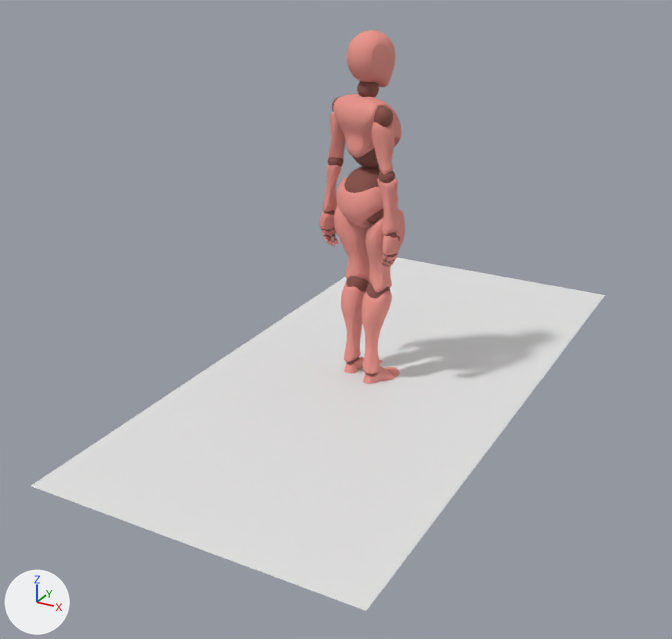
Renders of the glTF model assets/generated_motions/RaiseTwoArms.glb from each side of a commit.
Before and after are seen from a 50 mm lens placed at (2.01, -4.05, 2.29), pointed at (-0.07, -0.27, 0.39). Every picture has the same lights, and +X, +Y and +Z are marked at lower left. Where no turn or scale is listed for an object, it has been applied to the vertices. Vertices at the same position are counted once.

The scene before the commit, as lines of its bpy script (objects in view):
```python
me_mesh_002 = bpy.data.meshes.new('Mesh.002')
me_mesh_002.from_pydata(...)  # 10514 vertices, 20840 faces; spans x -0.29..0.21, y -0.23..0.09, z -0.07..1.53
me_mesh_002.materials.append(mat_beta_joints_mat1_004)  # brown #9c6359
me_mesh_003 = bpy.data.meshes.new('Mesh.003')
me_mesh_003.from_pydata(...)  # 14098 vertices, 28008 faces; spans x -0.3..0.22, y -0.24..0.15, z -0.07..1.74
me_mesh_003.materials.append(mat_beta_highlimbsgeosg3_004)  # pink #ec958c
me_plane = bpy.data.meshes.new('Plane')
me_plane.from_pydata([(-1.0, -1.0, 0.0), (1.0, -1.0, 0.0), (-1.0, 1.0, 0.0), (1.0, 1.0, 0.0)], [], [(0, 1, 3), (0, 3, 2)])
ob_beta_joints1 = bpy.data.objects.new('Beta_Joints1', me_mesh_002)
ob_beta_joints1.location = (0.0, 0.0, 0.035)
ob_beta_surface2 = bpy.data.objects.new('Beta_Surface2', me_mesh_003)
ob_beta_surface2.location = (0.0, 0.0, 0.035)
ob_plane = bpy.data.objects.new('Plane', me_plane)
ob_plane.location = (0.017, 0.004, 0.0)
ob_plane.rotation_euler = (0.0, 0.0, 1.571)  # degrees (0, 0, 90)
ob_plane.scale = (1.7, -0.818, 1.0)
```
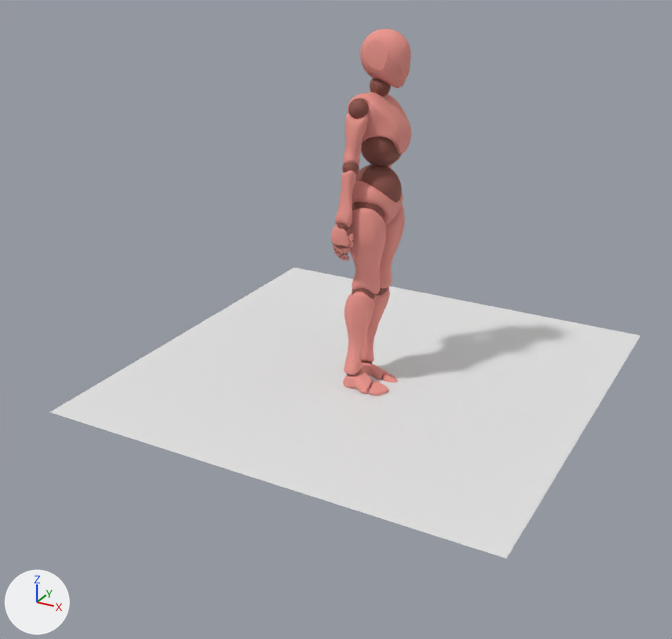
Where the newer file only moved an object's origin or applied its transform, the numbers keep the older frame.

What changed in the scene script:
```text
Change me_mesh_002:
    where me_mesh_002.from_pydata(...)  # 10514 vertices, 20840 faces; spans x -0.29..0.21, y -0.23..0.09, z -0.07..1.53
    used by ob_beta_joints1; location = (0.0, 0.0, 0.035)
    me_mesh_002 part 1: the whole mesh is multiplied about its middle by the matrix ((0.424, 0.906, -0.002), (-0.9, 0.422, 0.111), (0.101, -0.046, 0.994)), then moved by (0.01, 0.05, 0.0)
Change me_mesh_003:
    where me_mesh_003.from_pydata(...)  # 14098 vertices, 28008 faces; spans x -0.3..0.22, y -0.24..0.15, z -0.07..1.74
    used by ob_beta_surface2; location = (0.0, 0.0, 0.035)
    me_mesh_003 part 2: the whole mesh is multiplied about its middle by the matrix ((0.424, 0.906, -0.002), (-0.9, 0.422, 0.111), (0.101, -0.046, 0.994)), then moved by (0.03, 0.05, 0.0)
Change ob_plane:
    ob_plane.rotation_euler: (0.0, 0.0, 1.571) -> (0.0, 0.0, 0.0)  # degrees (0, 0, 90) -> degrees (0, 0, 0)
    ob_plane.location: (0.017, 0.004, 0.0) -> (-0.012, 0.0, 0.0)
    ob_plane.scale: (1.7, -0.818, 1.0) -> (1.19, 1.18, 1.0)
```

Where the change shows, as pixel boxes (x1, y1, x2, y2) in the pictures (672 x 639 px):
'Plane', moved, rescaled, turned
    before: (31, 257, 605, 611)
    after: (50, 267, 640, 559)
'Beta_Surface2', reshaped
    before: (320, 30, 405, 384)
    after: (331, 29, 411, 396)
'Beta_Joints1', reshaped (12% narrower)
    before: (321, 81, 400, 376)
    after: (333, 78, 402, 388)
